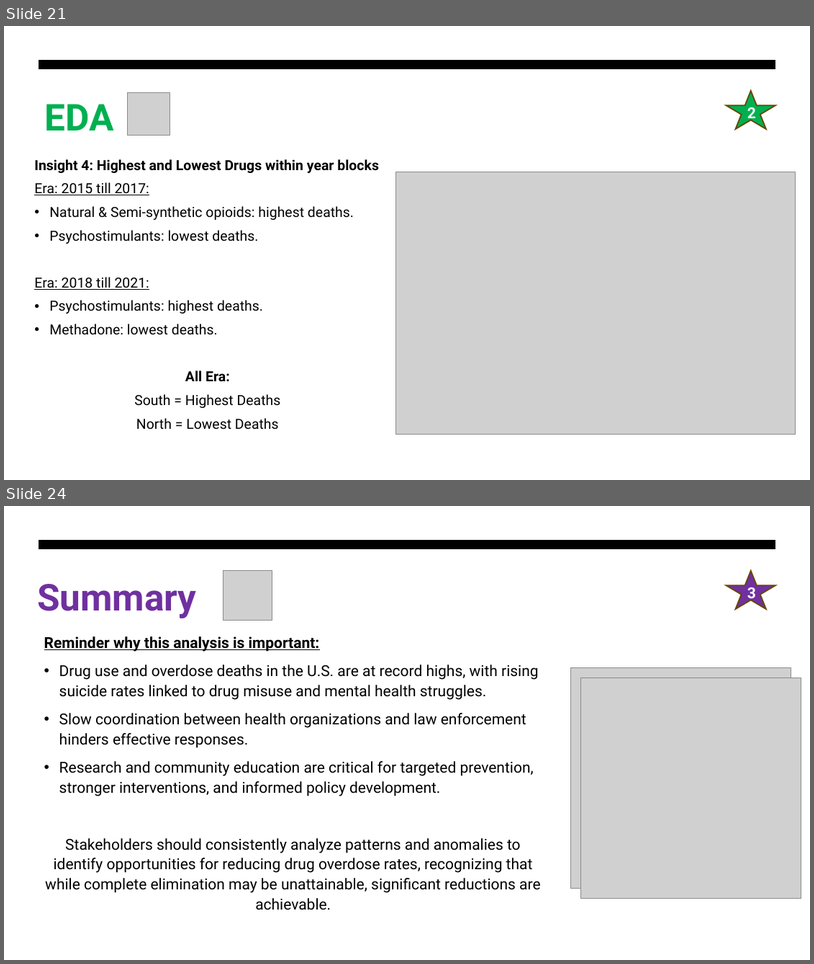
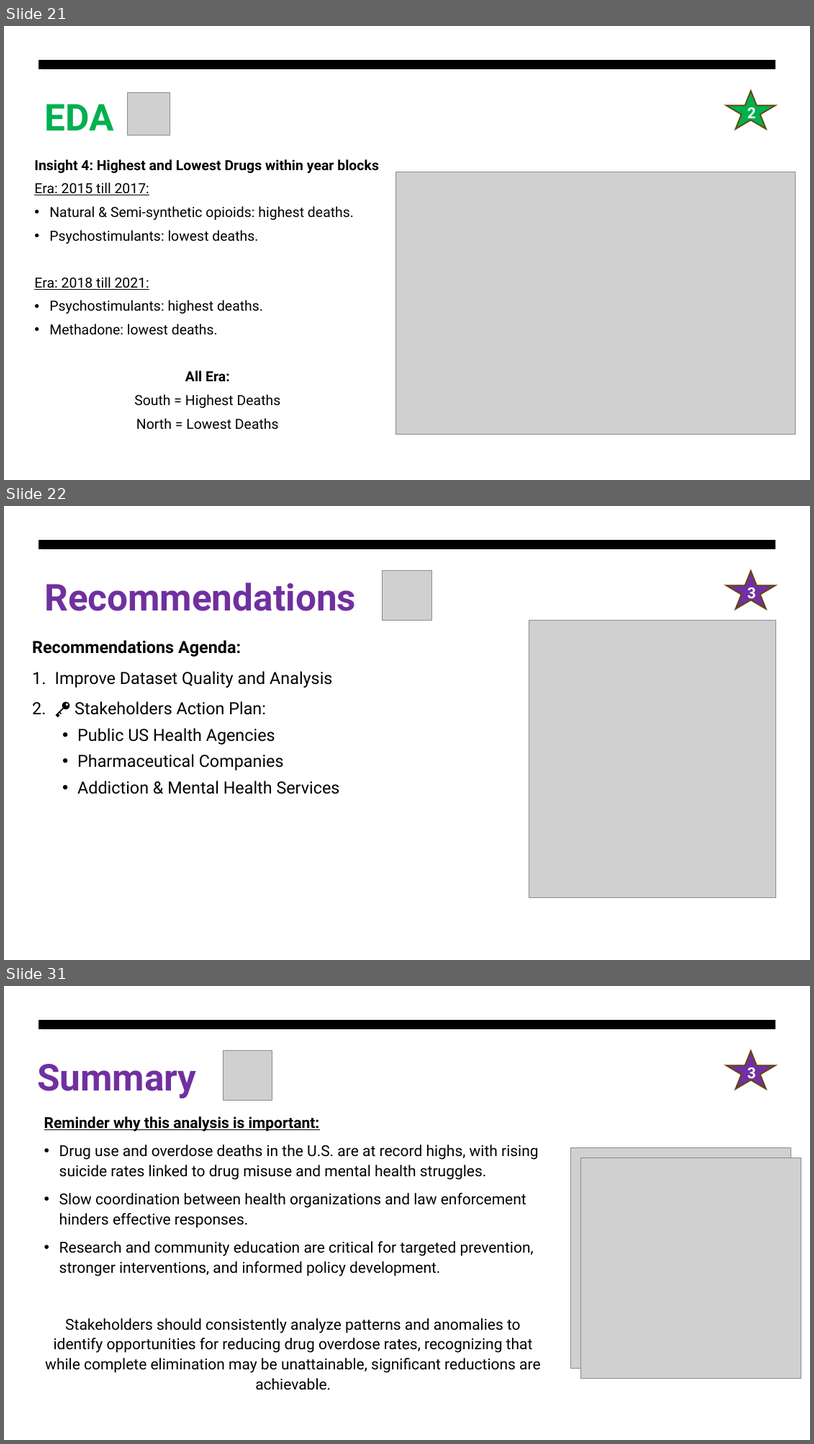
Before and after one commit to AaronTYT/IOD_mini_project_1-US_Drugs, a slide deck: Mini_Project1_Aaron_Tan_Drugs.pptx. Shown one above the other, each under a label of ours: slides 21 and 24 before the commit, slides 21, 22 and 31 after it; the slides between them are not shown. The pictures are 814x964 and 814x1444 pixels, drawn with LibreOffice and Linux fonts; fonts in the diff are those of the drawing; grey boxes stand for pictures. Boxes give left, top, right and bottom in pixels: in the first picture for what was removed or moved away, otherwise in the second. Text is boxed around its words. In the diff, an @@ line names an element or a change of style, - is before the commit and + after.

```diff
--- a/Mini_Project1_Aaron_Tan_Drugs.pptx
+++ b/Mini_Project1_Aaron_Tan_Drugs.pptx
@@ slide 22 added at (4, 506, 810, 960), background #FFFFFF; not listed: 1 template element that a slide beside it also shows @@
@@ title added at (44, 582, 356, 611), 44 pt, text #7030A0, bold @@
+Recommendations
@@ picture added at (383, 571, 432, 620) @@
@@ star added at (727, 571, 777, 609), fill #7030A0, outline #674600 1.5 pt, 18 pt, text #FFFFFF, bold @@
+3
@@ picture added at (530, 620, 777, 898) @@
@@ text added at (32, 640, 340, 794), 20 pt, text #000000 @@
+Recommendations Agenda:
+1. Improve Dataset Quality and Analysis
+2. 🔑 Stakeholders Action Plan:
+  • Public US Health Agencies
+  • Pharmaceutical Companies
+  • Addiction & Mental Health Services
@@ what was slide 24 is now slide 31 @@
```
Also in this commit, not shown: 4 slides changed, 6 other slides added, 1 other file.
